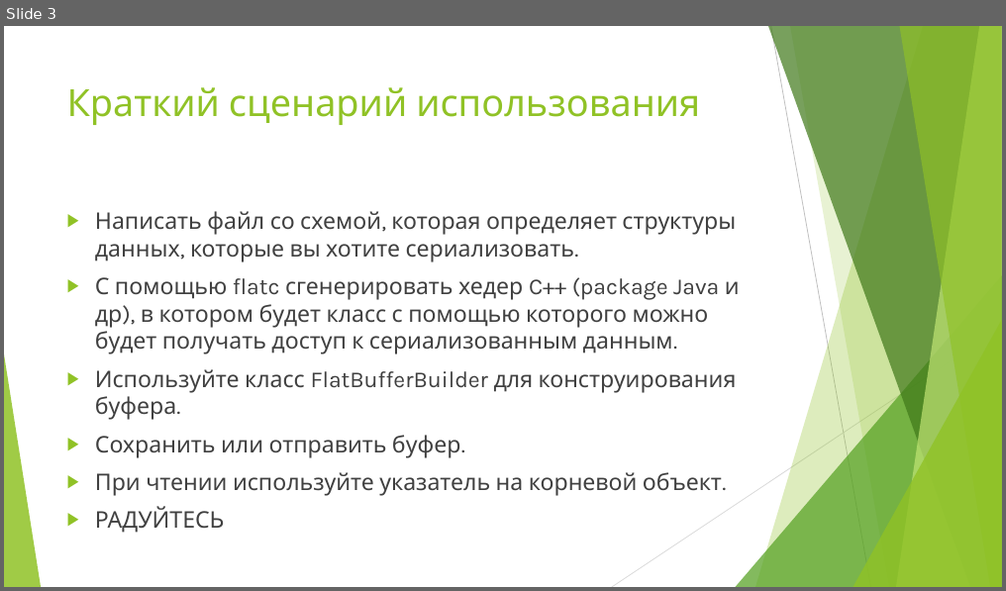
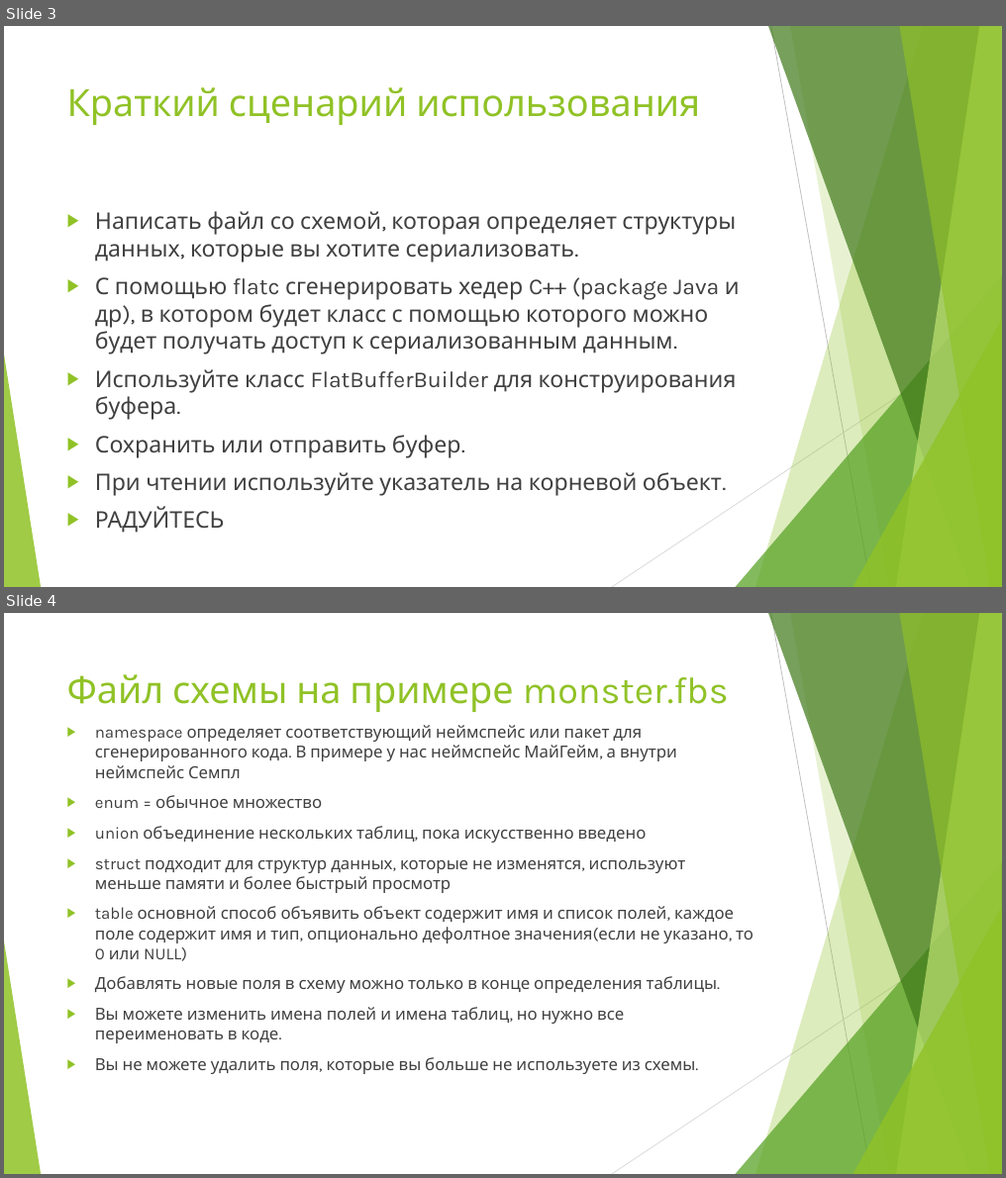
Before and after one commit to kasparyanm/InnoPlusPlus, a slide deck: FlatBuffers.pptx. Shown one above the other, each under a label of ours: slide 3 before the commit, slides 3 and 4 after it. The pictures are 1006x591 and 1006x1178 pixels, drawn with LibreOffice and Linux fonts; fonts in the diff are those of the drawing. Boxes give left, top, right and bottom in pixels: in the first picture for what was removed or moved away, otherwise in the second. Text is boxed around its words. In the diff, an @@ line names an element or a change of style, - is before the commit and + after.

```diff
--- a/FlatBuffers.pptx
+++ b/FlatBuffers.pptx
@@ slide 4 added at [4, 613, 1002, 1174], background #FFFFFF; not listed: 10 template elements that a slide beside it also shows @@
@@ title added at [67, 674, 729, 712], 36 pt, text #90C226 @@
+Файл схемы на примере monster.fbs
@@ text added at [95, 725, 753, 1074], 16 pt, text #404040 @@
+▶ namespace определяет соответствующий неймспейс или пакет для сгенерированного кода. В примере у нас неймспейс МайГейм, а внутри неймспейс Семпл
+▶ enum = обычное множество
+▶ union объединение нескольких таблиц, пока искусственно введено
+▶ struct подходит для структур данных, которые не изменятся, используют меньше памяти и более быстрый просмотр
+▶ table основной способ объявить объект содержит имя и список полей, каждое поле содержит имя и тип, опционально дефолтное значения(если не указано, то 0 или NULL)
+▶ Добавлять новые поля в схему можно только в конце определения таблицы.
+▶ Вы можете изменить имена полей и имена таблиц, но нужно все переименовать в коде.
+▶ Вы не можете удалить поля, которые вы больше не используете из схемы.
```
Also in this commit, not shown: 2 other slides added, 1 other file.
